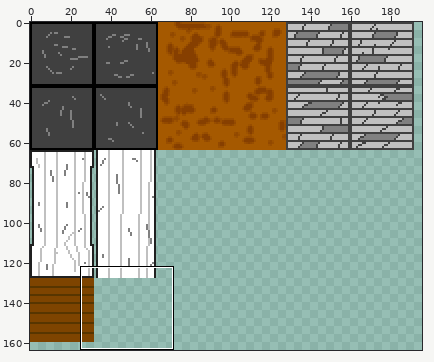
File history of a sprite sheet, background/images/bg_blocks.png. The picture above shows the old version from afar; the outline marks the close-up.
Close-up. Before the edit:
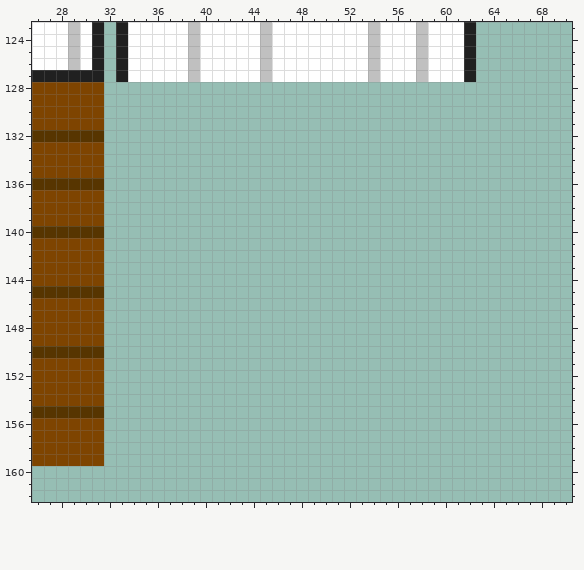
The file is 256x256 pixels. Colours within 5 levels of each other are drawn and written as one. Shown: x 26..70, y 123..162. The wide view leaves out empty margins.
The same view after the edit:
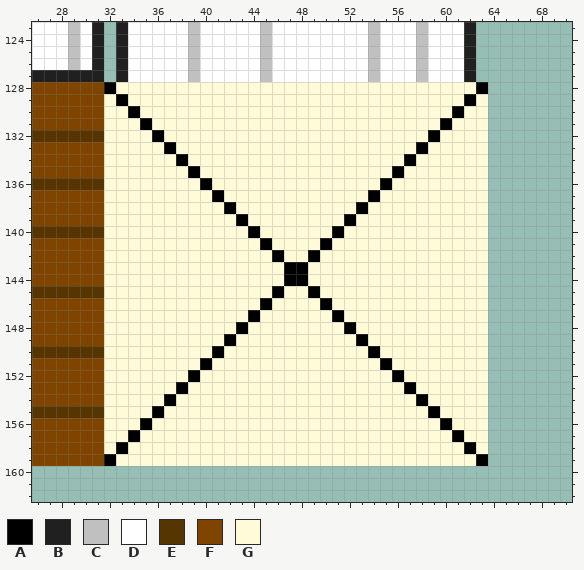
Palette (. is transparent): A #000000  B #202020  C #c0c0c0  D #ffffff  E #573500  F #7e4400  G #fffad8
Difference:
Colour A now appears in row 128 at x 32 and 63; in row 129 at x 33 and 62; in row 130 at x 34 and 61; in row 131 at x 35 and 60; in row 132 at x 36 and 59; in row 133 at x 37 and 58.
Colour A now appears in row 134 at x 38 and 57; in row 135 at x 39 and 56; in row 136 at x 40 and 55; in row 137 at x 41 and 54; in row 138 at x 42 and 53; in row 139 at x 43 and 52.
Colour A now appears in row 140 at x 44 and 51; in row 141 at x 45 and 50; in row 142 at x 46 and 49; in rows 143 to 144 at x 47 to 48; in row 145 at x 46 and 49; in row 146 at x 45 and 50.
Colour A now appears in row 147 at x 44 and 51; in row 148 at x 43 and 52; in row 149 at x 42 and 53; in row 150 at x 41 and 54; in row 151 at x 40 and 55; in row 152 at x 39 and 56.
Colour A now appears in row 153 at x 38 and 57; in row 154 at x 37 and 58; in row 155 at x 36 and 59; in row 156 at x 35 and 60; in row 157 at x 34 and 61; in row 158 at x 33 and 62.
Colour A now appears in row 159 at x 32 and 63.
Colour G now appears in row 128 at x 33 to 62; in row 129 at x 32, 34 to 61 and 63; in row 130 at x 32 to 33, 35 to 60 and 62 to 63; in row 131 at x 32 to 34, 36 to 59 and 61 to 63; in row 132 at x 32 to 35, 37 to 58 and 60 to 63; in row 133 at x 32 to 36, 38 to 57 and 59 to 63.
Colour G now appears in row 134 at x 32 to 37, 39 to 56 and 58 to 63; in row 135 at x 32 to 38, 40 to 55 and 57 to 63; in row 136 at x 32 to 39, 41 to 54 and 56 to 63; in row 137 at x 32 to 40, 42 to 53 and 55 to 63; in row 138 at x 32 to 41, 43 to 52 and 54 to 63; in row 139 at x 32 to 42, 44 to 51 and 53 to 63.
Colour G now appears in row 140 at x 32 to 43, 45 to 50 and 52 to 63; in row 141 at x 32 to 44, 46 to 49 and 51 to 63; in row 142 at x 32 to 45, 47 to 48 and 50 to 63; in rows 143 to 144 at x 32 to 46 and 49 to 63; in row 145 at x 32 to 45, 47 to 48 and 50 to 63; in row 146 at x 32 to 44, 46 to 49 and 51 to 63.
Colour G now appears in row 147 at x 32 to 43, 45 to 50 and 52 to 63; in row 148 at x 32 to 42, 44 to 51 and 53 to 63; in row 149 at x 32 to 41, 43 to 52 and 54 to 63; in row 150 at x 32 to 40, 42 to 53 and 55 to 63; in row 151 at x 32 to 39, 41 to 54 and 56 to 63; in row 152 at x 32 to 38, 40 to 55 and 57 to 63.
Colour G now appears in row 153 at x 32 to 37, 39 to 56 and 58 to 63; in row 154 at x 32 to 36, 38 to 57 and 59 to 63; in row 155 at x 32 to 35, 37 to 58 and 60 to 63; in row 156 at x 32 to 34, 36 to 59 and 61 to 63; in row 157 at x 32 to 33, 35 to 60 and 62 to 63; in row 158 at x 32, 34 to 61 and 63.
Colour G now appears in row 159 at x 33 to 62.
